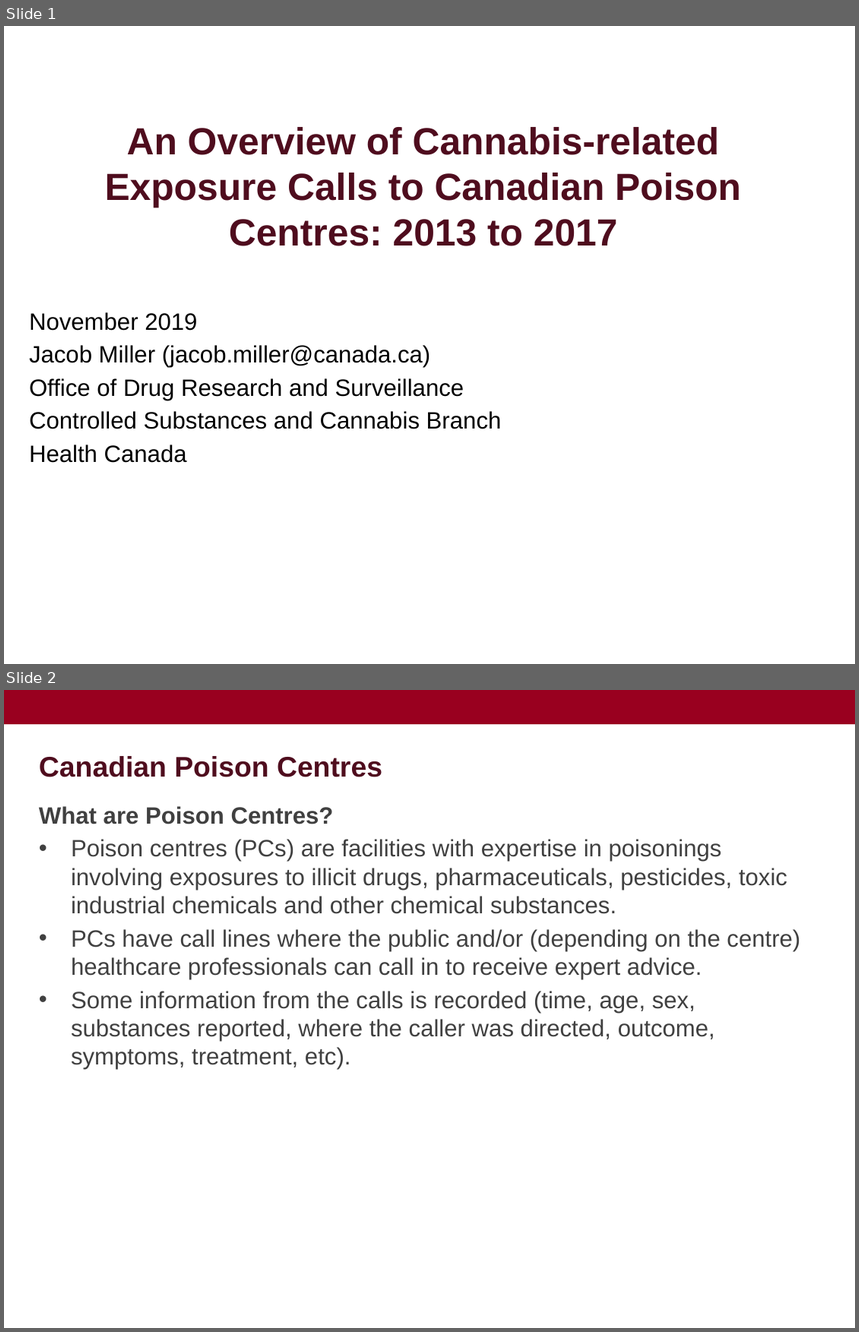
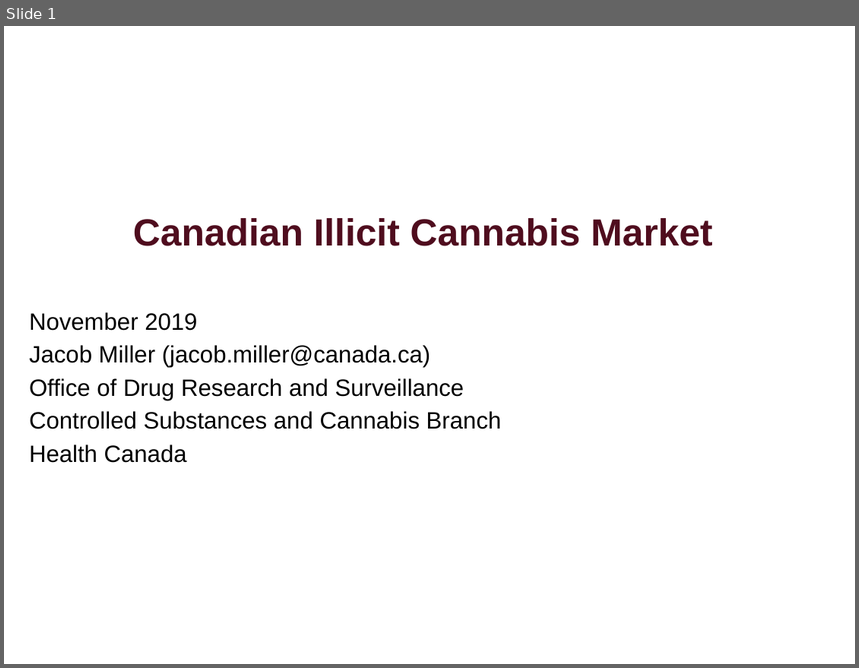
Before and after one commit to MelonFaceDOOM/cannabis_scraping, a slide deck: cannabis scraping.pptx. Shown one above the other, each under a label of ours: slides 1 and 2 before the commit, slide 1 after it. The pictures are 859x1332 and 859x668 pixels, drawn with LibreOffice and Linux fonts; fonts in the diff are those of the drawing; background and template pictures are left out. Boxes give left, top, right and bottom in pixels: in the first picture for what was removed or moved away, otherwise in the second. Text is boxed around its words. In the diff, an @@ line names an element or a change of style, - is before the commit and + after.

```diff
--- a/cannabis scraping.pptx
+++ b/cannabis scraping.pptx
@@ slide 2 removed at [4,690,855,1328], background picture (left out) @@
@@ rectangle removed at [4,690,855,724] @@
@@ title removed at [39,756,382,777] @@
-Canadian Poison Centres
@@ text removed at [39,806,800,1070] @@
-What are Poison Centres?
-• Poison centres (PCs) are facilities with expertise in poisonings involving exposures to illicit drugs, pharmaceuticals, pesticides, toxic industrial chemicals and other chemical substances.
-• PCs have call lines where the public and/or (depending on the centre) healthcare professionals can call in to receive expert advice.
-• Some information from the calls is recorded (time, age, sex, substances reported, where the caller was directed, outcome, symptoms, treatment, etc).
@@ page number removed at [788,1290,841,1324] @@
-2
@@ slide 1 changed as well @@
@@ title at [133,218,712,246]: text changed @@
-An Overview of Cannabis-related Exposure Calls to Canadian Poison Centres: 2013 to 2017
+Canadian Illicit Cannabis Market
```
Also in this commit, not shown: 7 slides added, 50 other files.
